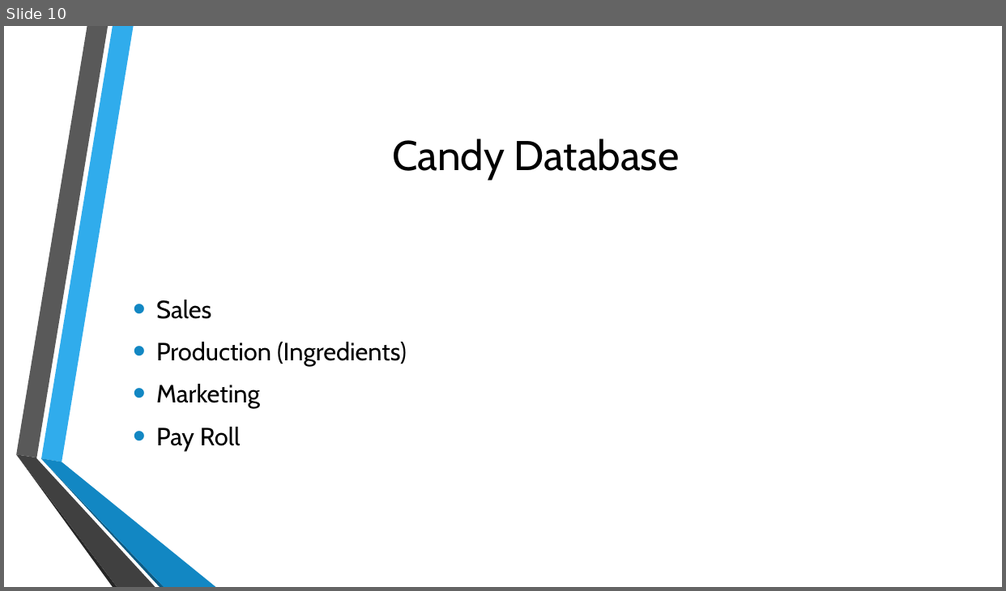
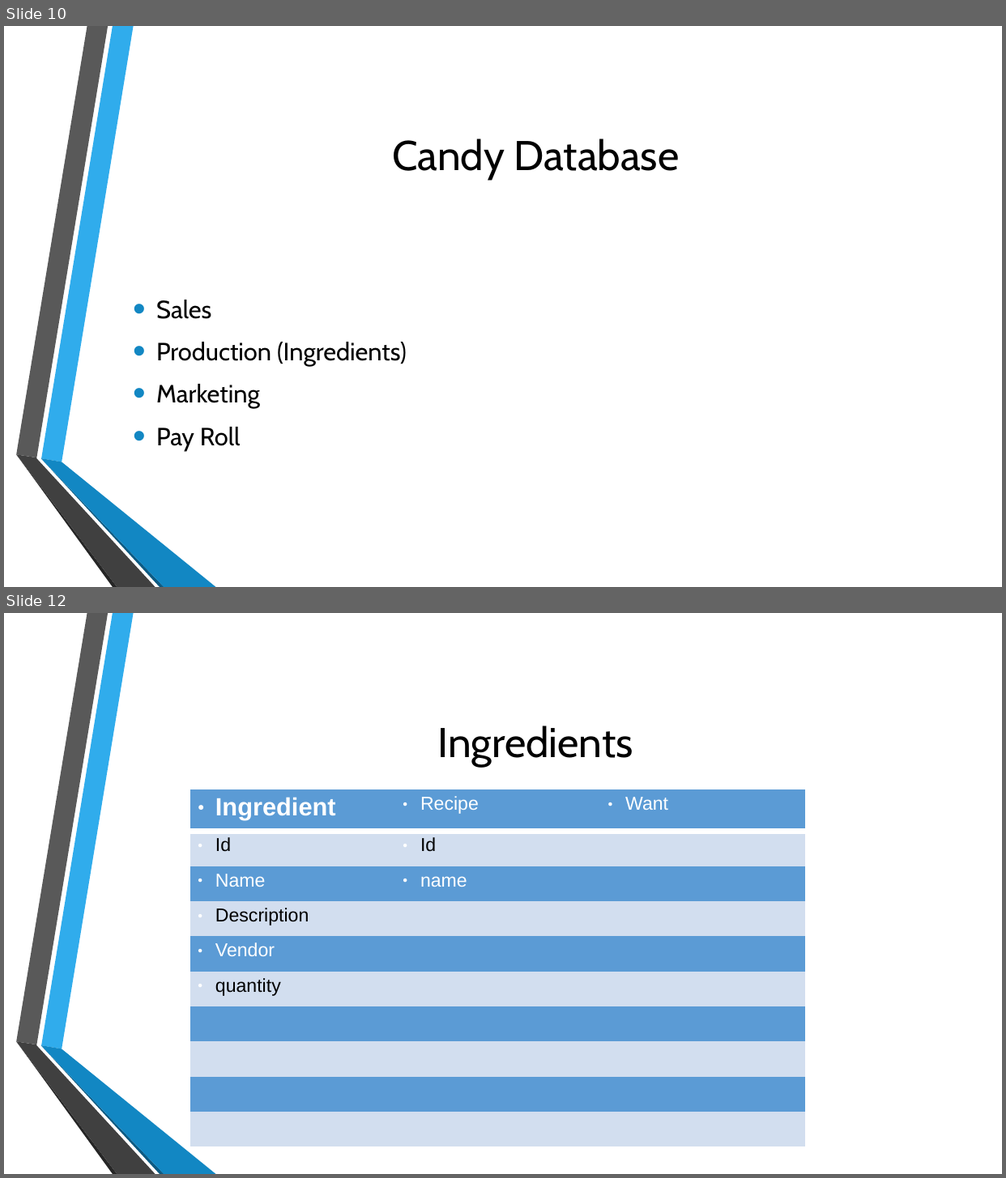
Before and after one commit to MGIS-UMN/GIS5577_week7, a slide deck: Entity_Relationship_Diagram.odp. Shown one above the other, each under a label of ours: slide 10 before the commit, slides 10 and 12 after it; the slides between them are not shown. The pictures are 1006x591 and 1006x1178 pixels, drawn with LibreOffice and Linux fonts; fonts in the diff are those of the drawing; background and template pictures are left out. Boxes give left, top, right and bottom in pixels: in the first picture for what was removed or moved away, otherwise in the second. Text is boxed around its words. In the diff, an @@ line names an element or a change of style, - is before the commit and + after.

```diff
--- a/Entity_Relationship_Diagram.odp
+++ b/Entity_Relationship_Diagram.odp
@@ slide 12 added at [4, 613, 1002, 1174], background picture (left out); not listed: 6 template elements that a slide beside it also shows @@
@@ title added at [438, 726, 633, 766], 40 pt, text #000000 @@
+Ingredients
@@ table added at [190, 790, 806, 1093], 10 rows, 3 columns @@
+Ingredient | Recipe | Want
+Id | Id | 
+Name | name | 
+Description |  | 
+Vendor |  | 
+quantity |  | 
+ |  | 
+ |  | 
+ |  | 
+ |  | 
```
Also in this commit, not shown: 5 other slides added, 2 slides removed.
